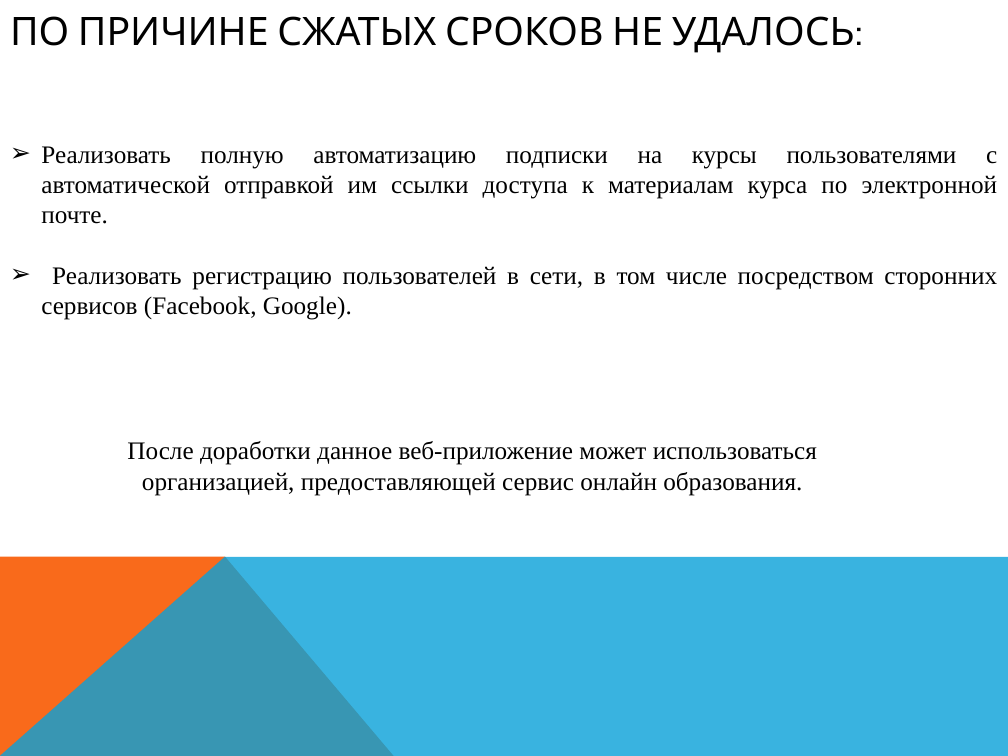
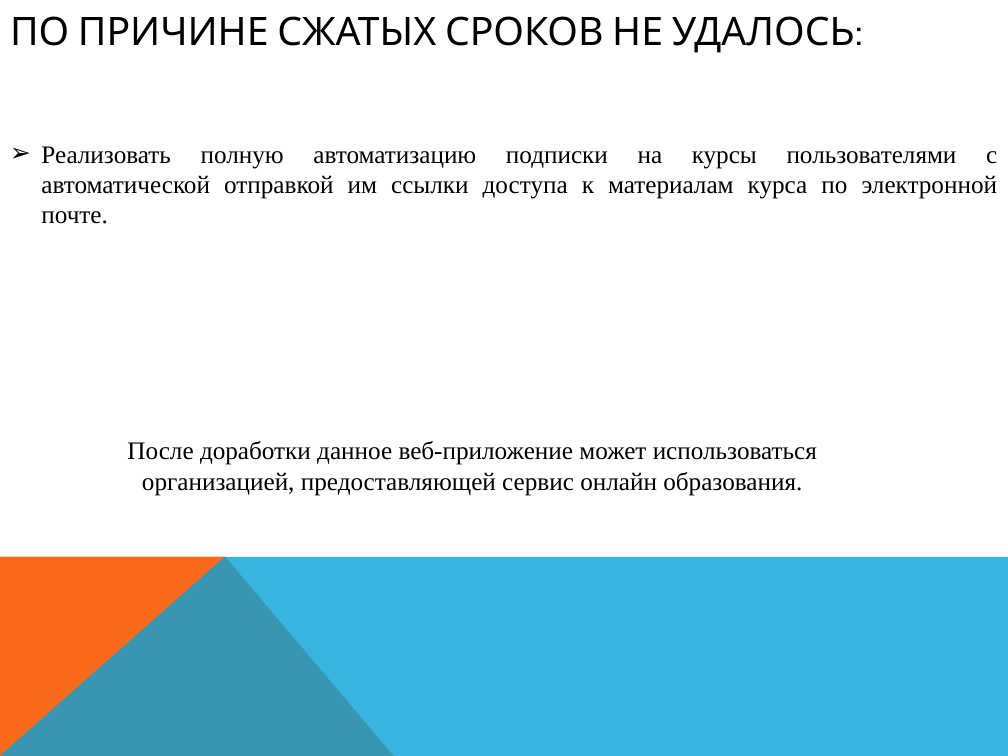
Before and after one commit to dimaatos/LEARNITmvc, a slide deck: slide 23 of Presentation.pptx. Drawn at 1008x756 pixels with LibreOffice and Linux fonts; fonts in the diff are those of the drawing. Boxes give left, top, right and bottom in pixels: in the first picture for what was removed or moved away, otherwise in the second. Text is boxed around its words. In the diff, an @@ line names an element or a change of style, - is before the commit and + after.

```diff
--- a/Presentation.pptx
+++ b/Presentation.pptx
@@ text at box(41, 266, 997, 320): paragraph removed @@
-➢ Реализовать регистрацию пользователей в сети, в том числе посредством сторонних сервисов (Facebook, Google).
```
Also in this commit, not shown: 1 other slide changed, 2 other files.
